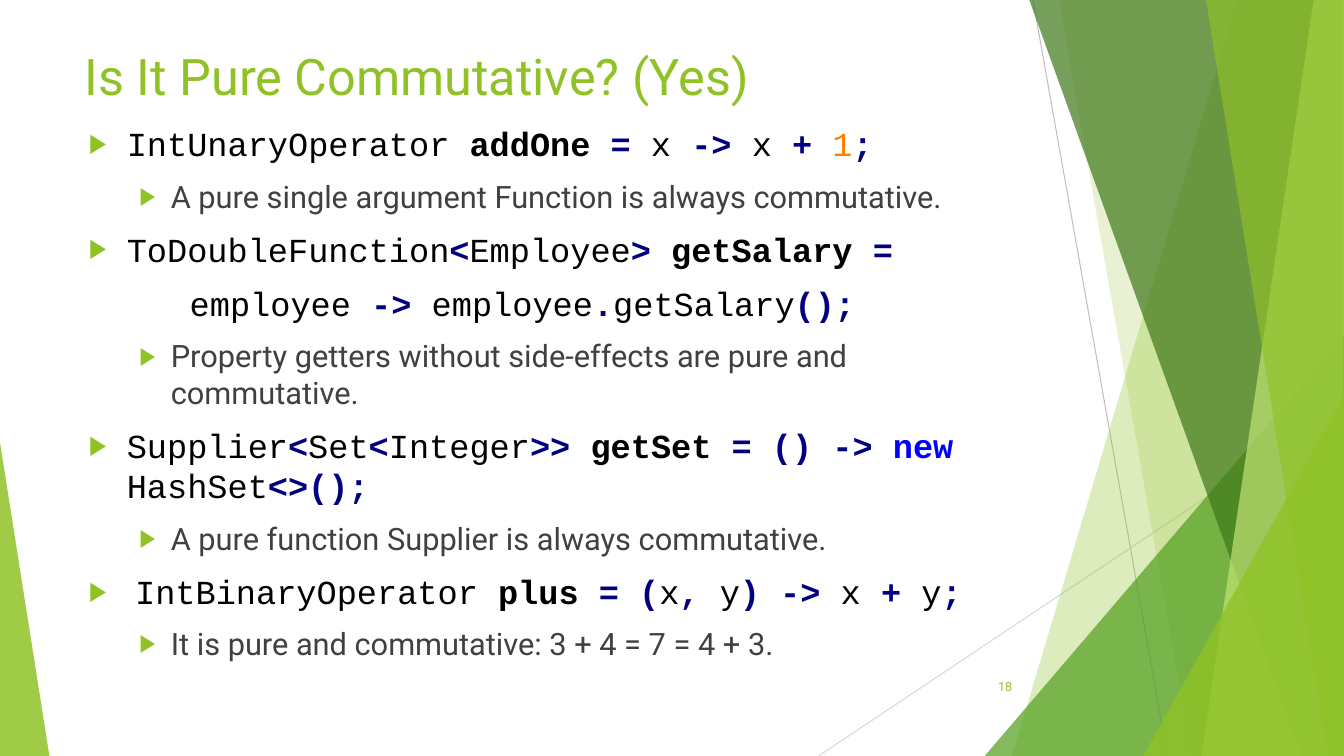
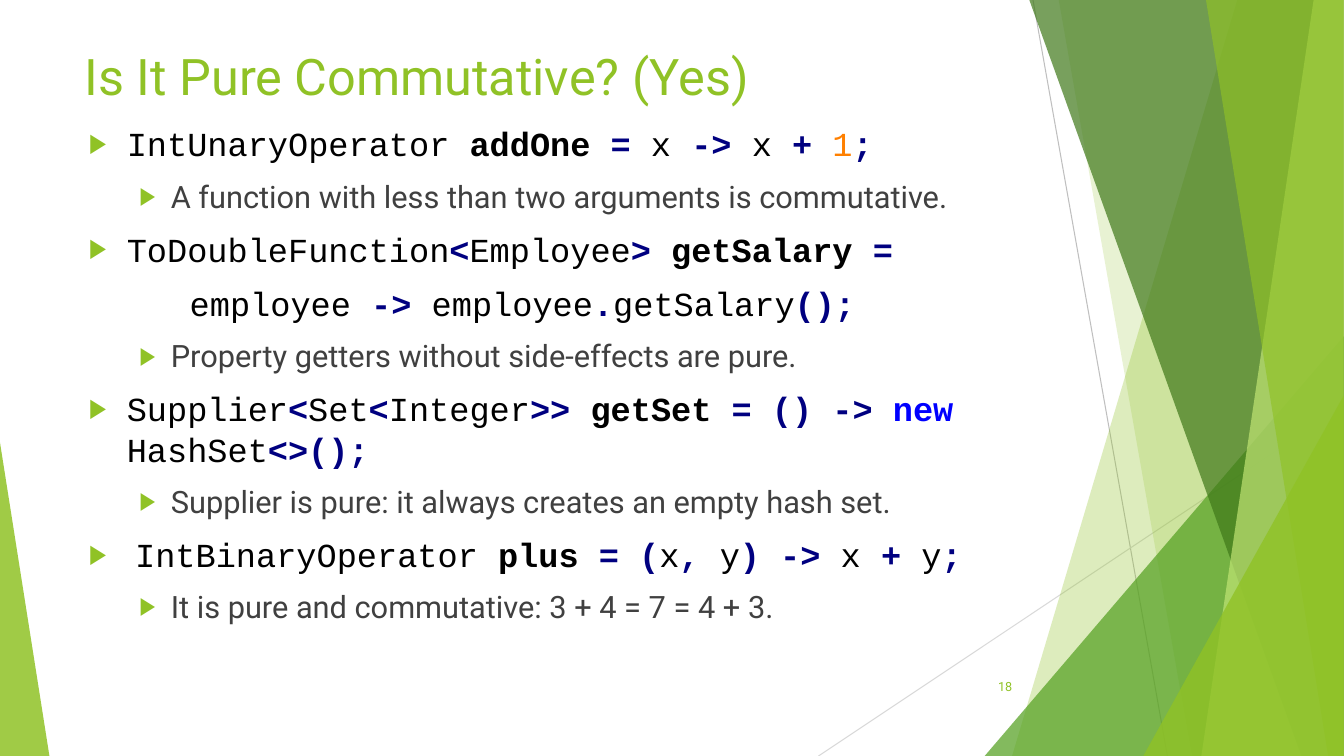
Before and after one commit to RichardRoda/2017-CodePaLOUsa-Lambda, a slide deck: slide 18 of Learning to Love the Lambda in the Stream.pptx. Drawn at 1344x756 pixels with LibreOffice and Linux fonts; fonts in the diff are those of the drawing. Boxes give left, top, right and bottom in pixels: in the first picture for what was removed or moved away, otherwise in the second. Text is boxed around its words. In the diff, an @@ line names an element or a change of style, - is before the commit and + after.

```diff
--- a/Learning to Love the Lambda in the Stream.pptx
+++ b/Learning to Love the Lambda in the Stream.pptx
@@ text at bbox=[171, 184, 947, 215]: text changed @@
-  ▶ A pure single argument Function is always commutative.
+  ▶ A function with less than two arguments is commutative.
@@ text at bbox=[171, 343, 797, 374]: text changed @@
-  ▶ Property getters without side-effects are pure and commutative.
+  ▶ Property getters without side-effects are pure.
@@ text at bbox=[171, 490, 890, 520]: text changed @@
-  ▶ A pure function Supplier is always commutative.
+  ▶ Supplier is pure: it always creates an empty hash set.
```
Also in this commit, not shown: 18 other slides changed, 4 slides added, 1 other file.
